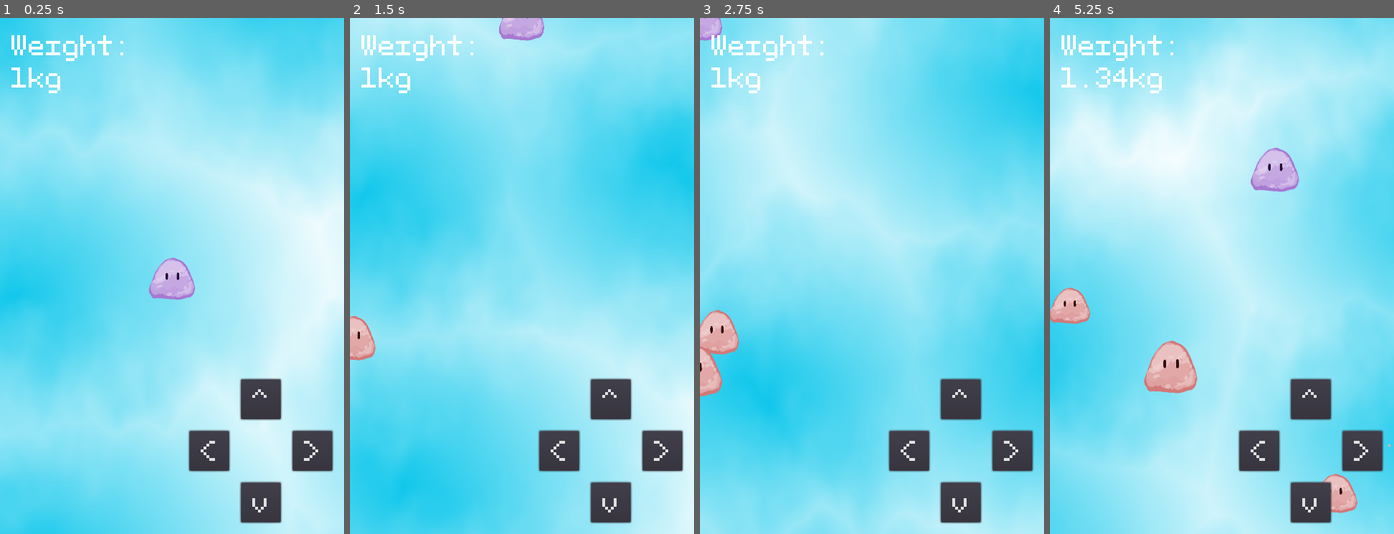
Above: before the commit, frames 1-4 (left to right).
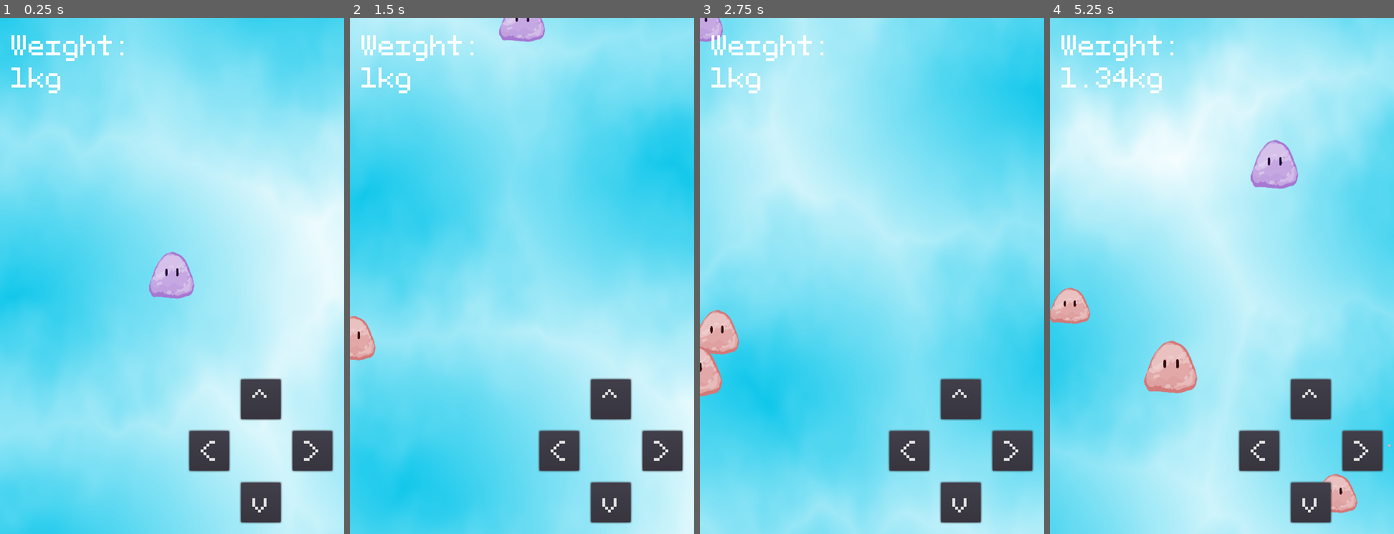
Above: after the commit, the same moments.

Repository: Demborg/scale_of_life
Game: Godot game, scene res://Main.tscn
Two runs of this game, one before a commit and one after it. Both use one fixed random seed, a clock stepped at 60 frames per second and the inputs below.
Inputs:
- Up to frame 1 (0.25 s): no input
- Up to frame 2 (1.5 s): hold Up (ui_up) from 0.53 s (still down)
- Up to frame 3 (2.75 s): release Up (ui_up) at 2.03 s; hold Left (ui_left) from 2.03 s (still down)
- Up to frame 4 (5.25 s): release Left (ui_left) at 3.53 s; hold Down (ui_down) 3.53-4.28 s; hold Right (ui_right) 4.28-5.03 s; hold Up (ui_up) from 5.03 s (still down)

The runs differ from the first frame. In frame 1, 0.4% of the frame differs, in the area x 43-57%, y 45-55%; in frame 2, 0.2%; in frame 3, less than 0.1%; in frame 4, 0.6%, in the area x 58-73%, y 23-34%.

Commit message:
More enemies spawn as we grow and other teweaks

Diff:
--- a/Main.gd
+++ b/Main.gd
@@ -33,6 +33,7 @@
 	o.position = location.position / $Node2D.scale
 	o.compute_scale($Node2D/Player.mass * 2 * randf())
 	$Node2D.add_child(o)
+	$SpawnTimer.wait_time = 1 / pow($Node2D/Player.mass, 0.2)
 
 
 func _on_Player_hit():
--- a/Player.gd
+++ b/Player.gd
@@ -6,7 +6,7 @@
 var mass = 1
 
 func momentum():
-	return 1 - 1/mass
+	return 1 - 1/pow(mass, 0.5)
 
 func scene_scale():
 	return sqrt(mass)
--- a/Player.tscn
+++ b/Player.tscn
@@ -31,7 +31,6 @@
 [node name="AnimatedSprite" type="AnimatedSprite" parent="Node2D"]
 scale = Vector2( 0.306083, 0.423965 )
 frames = SubResource( 1 )
-frame = 1
 playing = true
 
 [node name="AudioStreamPlayer" type="AudioStreamPlayer" parent="."]
Not shown, changed: docs/index.html
Not shown, changed: docs/index.pck
